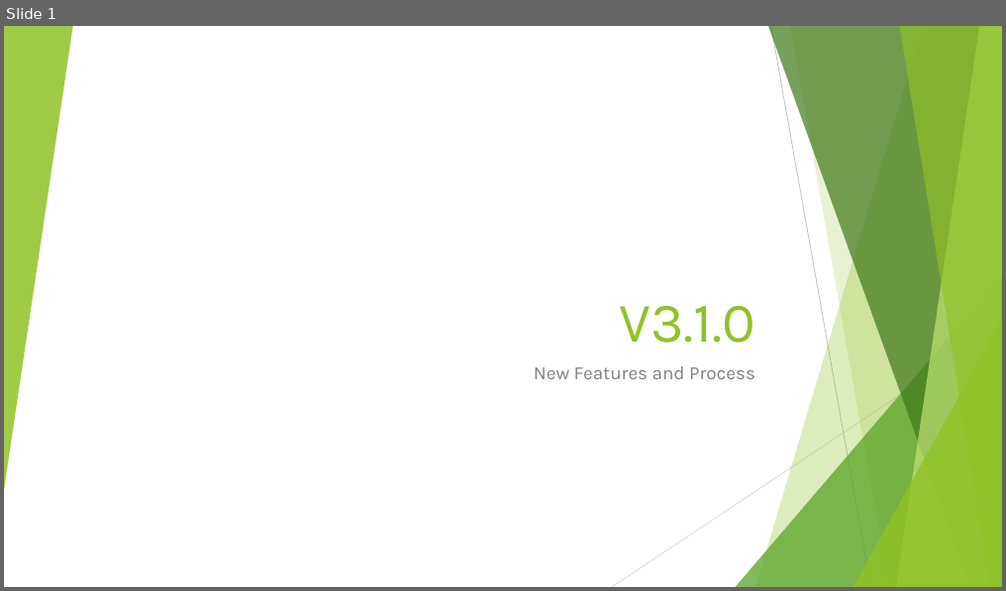
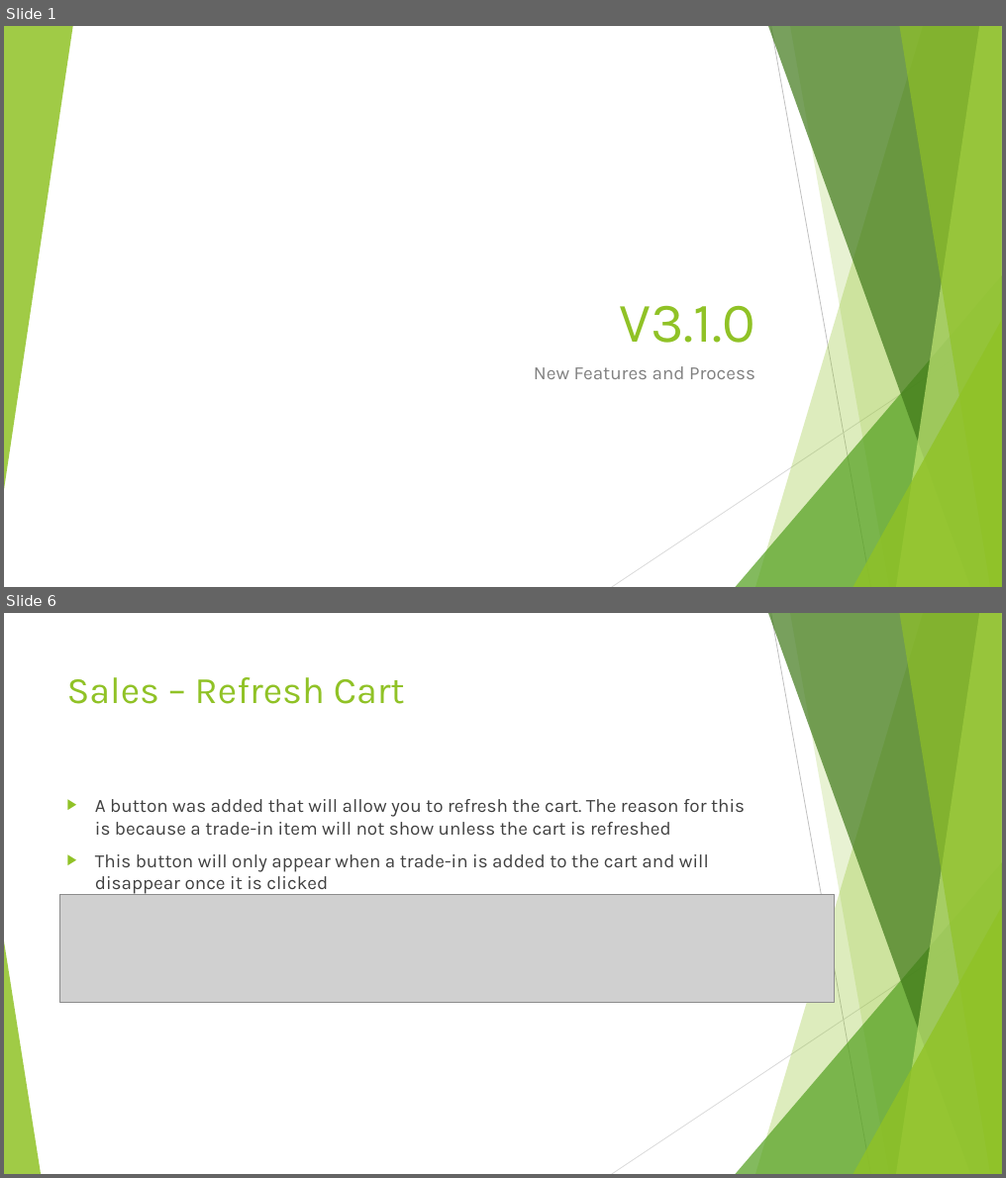
Before and after one commit to SweetSpotProShop/SweetSpot-Documentation, a slide deck: Release Powerpoints/V3.1.0 - WIP.pptx. Shown one above the other, each under a label of ours: slide 1 before the commit, slides 1 and 6 after it; the slides between them are not shown. The pictures are 1006x591 and 1006x1178 pixels, drawn with LibreOffice and Linux fonts; fonts in the diff are those of the drawing; grey boxes stand for pictures. Boxes give left, top, right and bottom in pixels: in the first picture for what was removed or moved away, otherwise in the second. Text is boxed around its words. In the diff, an @@ line names an element or a change of style, - is before the commit and + after.

```diff
--- a/Release Powerpoints/V3.1.0 - WIP.pptx
+++ b/Release Powerpoints/V3.1.0 - WIP.pptx
@@ slide 6 added at (x1=4, y1=613, x2=1002, y2=1174), background #FFFFFF; not listed: 9 template elements that a slide beside it also shows @@
@@ title added at (x1=67, y1=677, x2=405, y2=704), 36 pt, text #90C226 @@
+Sales – Refresh Cart
@@ text added at (x1=95, y1=799, x2=745, y2=895), 18 pt, text #404040 @@
+▶ A button was added that will allow you to refresh the cart. The reason for this is because a trade-in item will not show unless the cart is refreshed
+▶ This button will only appear when a trade-in is added to the cart and will disappear once it is clicked
@@ picture added at (x1=59, y1=894, x2=835, y2=1003) @@
@@ triangle added at (x1=4, y1=942, x2=41, y2=1174), fill #90C226 at 85% opacity @@
```
Also in this commit, not shown: 7 other slides added, 1 slide removed, 3 other files.
